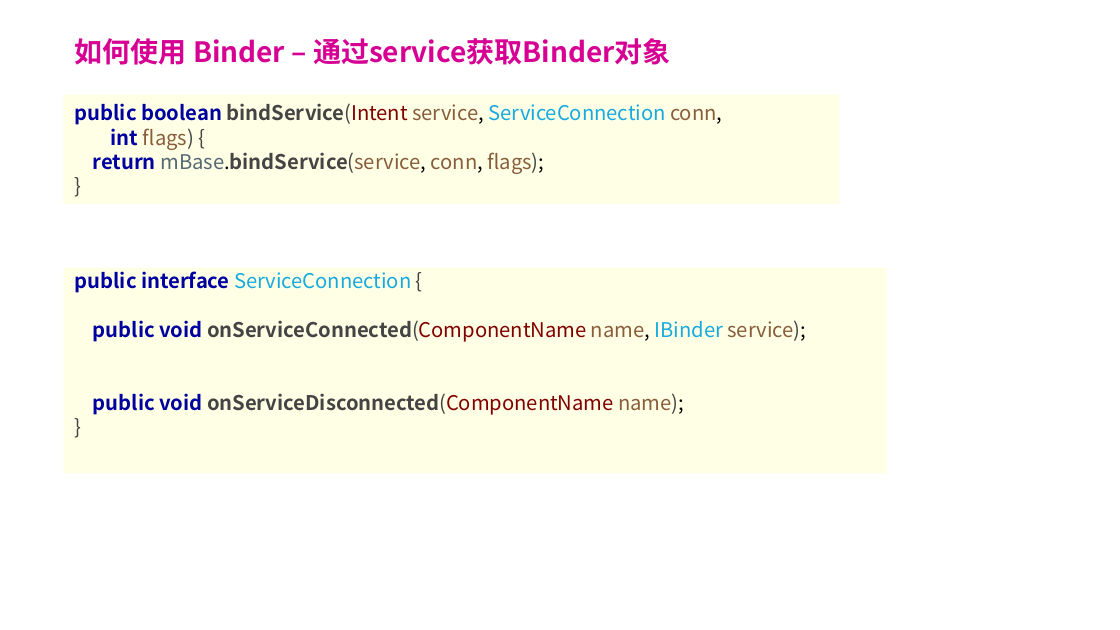
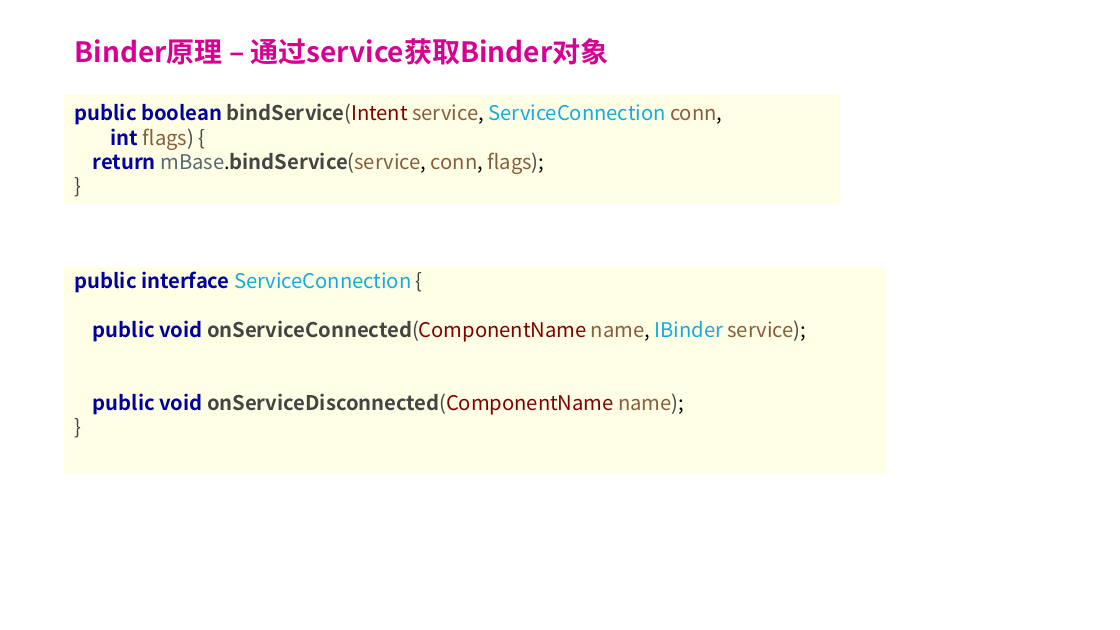
Before and after one commit to forsail/Study, a slide deck: slide 19 of notes/binder/binder简介.pptx (slide 18 before the commit). Drawn at 1120x630 pixels with LibreOffice and Linux fonts; fonts in the diff are those of the drawing; background and template pictures are left out. Boxes give left, top, right and bottom in pixels: in the first picture for what was removed or moved away, otherwise in the second. Text is boxed around its words. In the diff, an @@ line names an element or a change of style, - is before the commit and + after.

Commit message:
[binder] 完成ppt

```diff
--- a/notes/binder/binder简介.pptx
+++ b/notes/binder/binder简介.pptx
@@ title at [75, 38, 609, 65]: text changed @@
-如何使用 Binder – 通过service获取Binder对象
+Binder原理 – 通过service获取Binder对象
```
Also in this commit, not shown: 15 other slides changed, 2 slides added.
